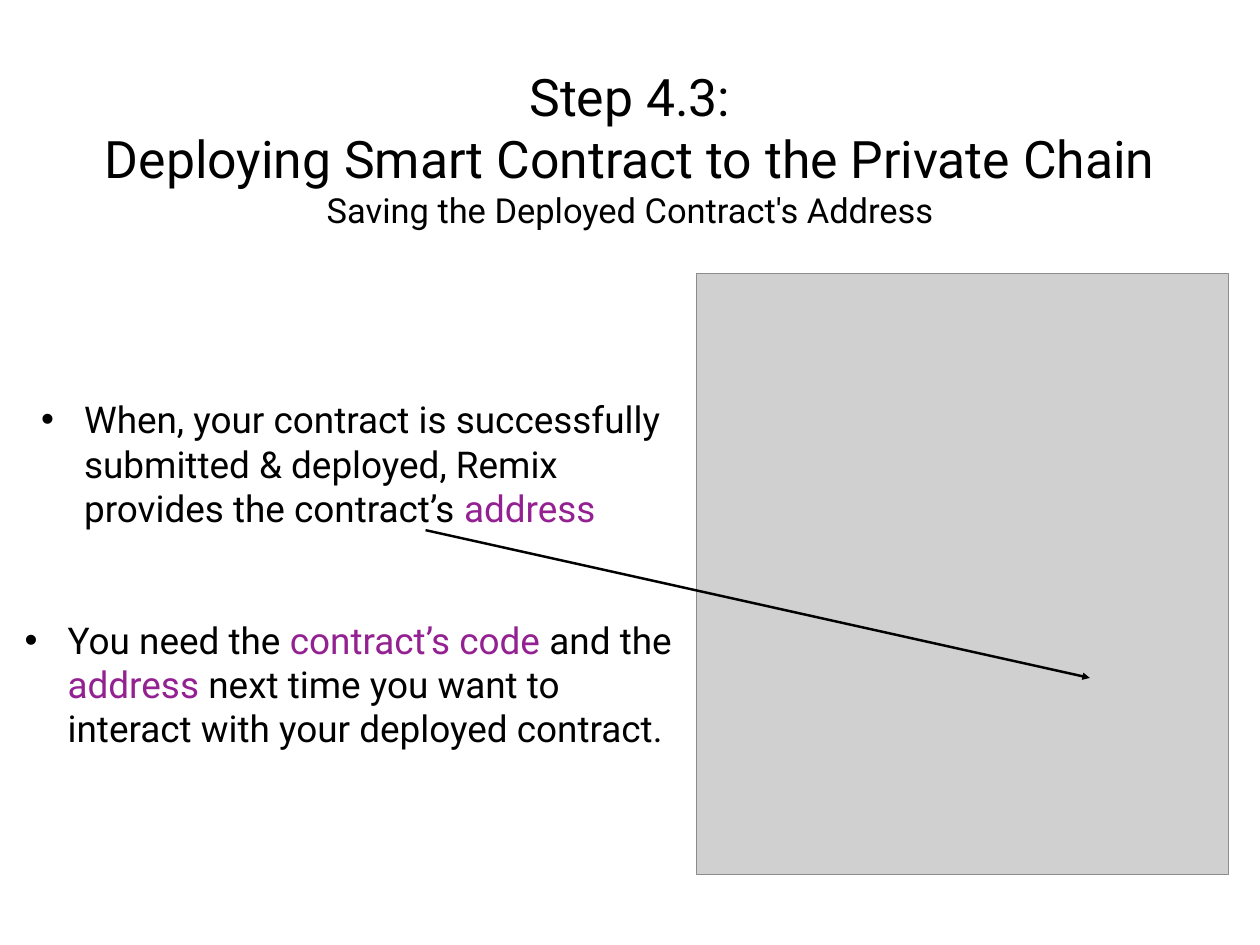
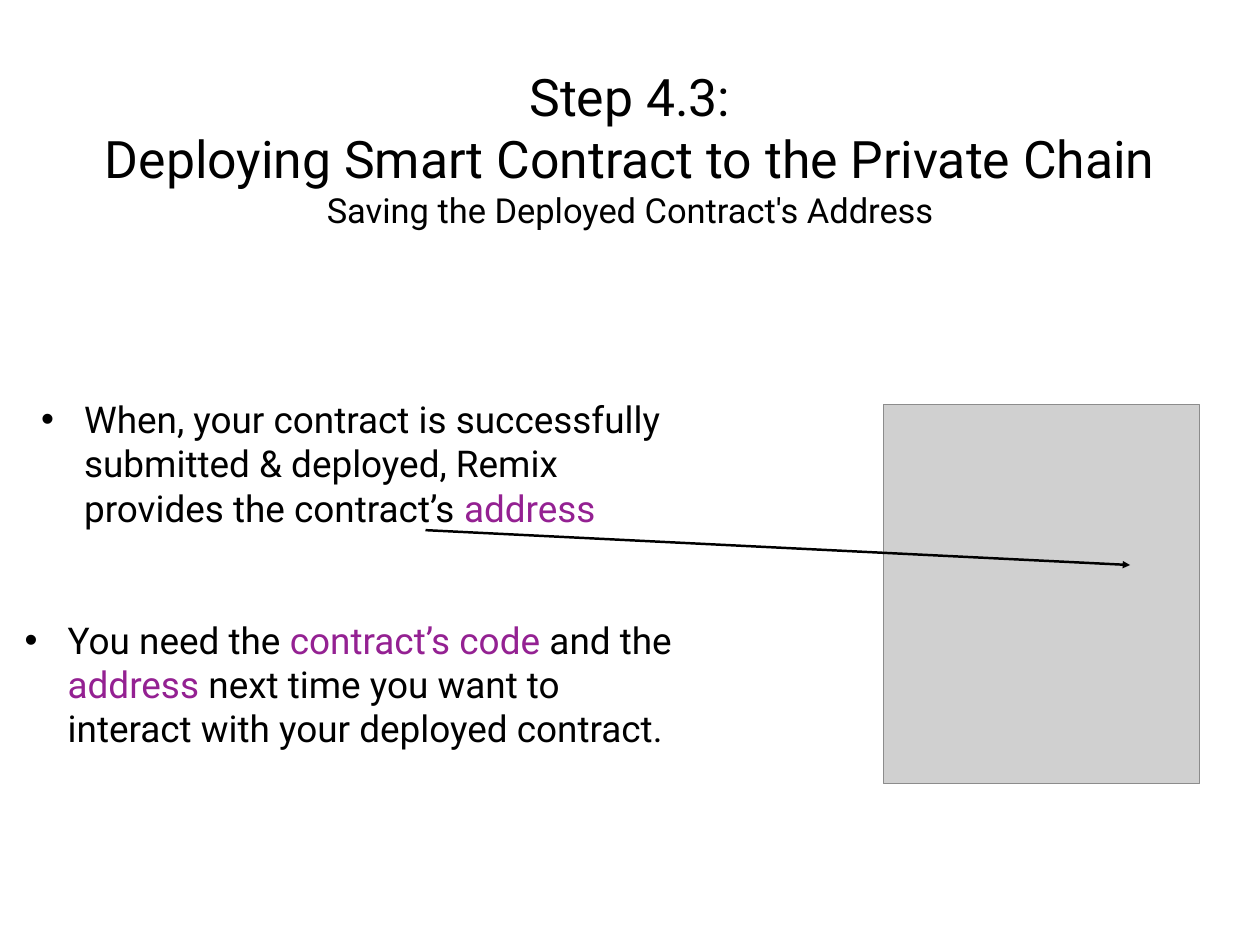
Before and after one commit to solegga/blockchaincourse, a slide deck: slide 21 of How_to_connect_to_university_of_edinburgh_private_blockchain.pptx (slide 18 before the commit). Drawn at 1260x945 pixels with LibreOffice and Linux fonts; fonts in the diff are those of the drawing; grey boxes stand for pictures. Boxes give left, top, right and bottom in pixels: in the first picture for what was removed or moved away, otherwise in the second. Text is boxed around its words. In the diff, an @@ line names an element or a change of style, - is before the commit and + after.

Commit message:
Update instructions with new remix interface

```diff
--- a/How_to_connect_to_university_of_edinburgh_private_blockchain.pptx
+++ b/How_to_connect_to_university_of_edinburgh_private_blockchain.pptx
@@ picture removed at [696, 274, 1228, 875] @@
@@ text "When, your contract is successfully ..." at [84, 405, 660, 532]: indent changed @@
@@ picture added at [883, 405, 1200, 784] @@
@@ freeform shape: place and size @@
-freeform shape at [425, 530, 1090, 678]
+freeform shape at [425, 530, 1130, 564]
```
Also in this commit, not shown: 20 other slides changed, 3 slides added, 1 other file.
